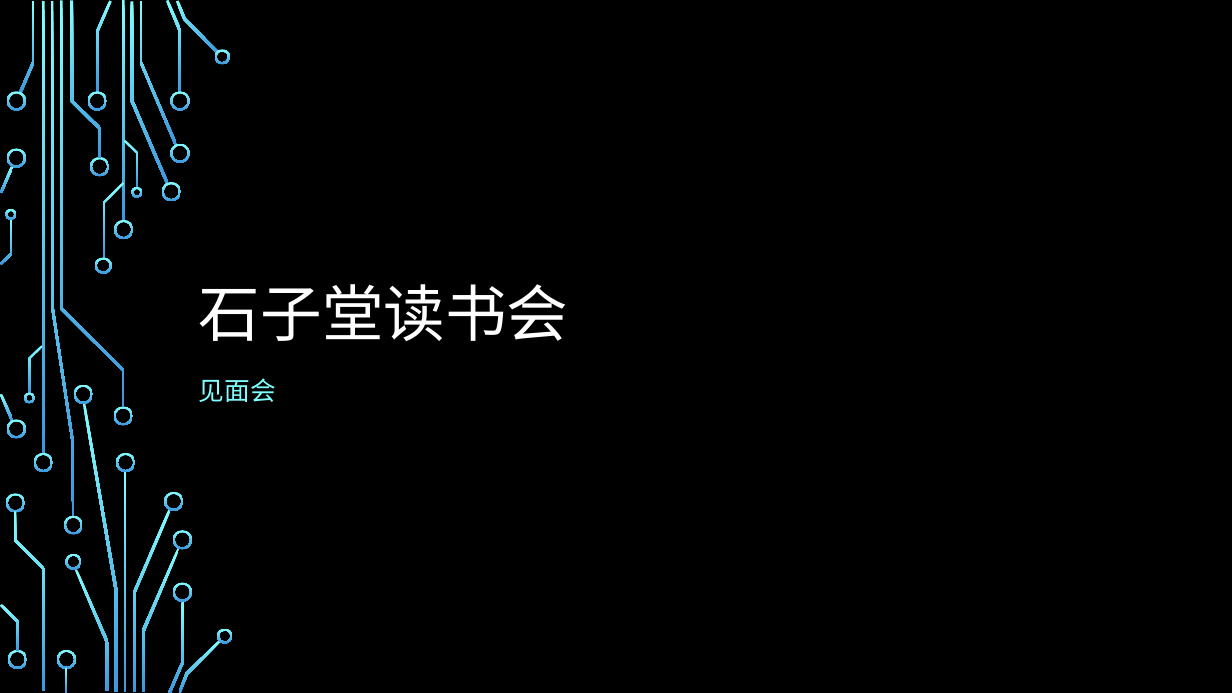
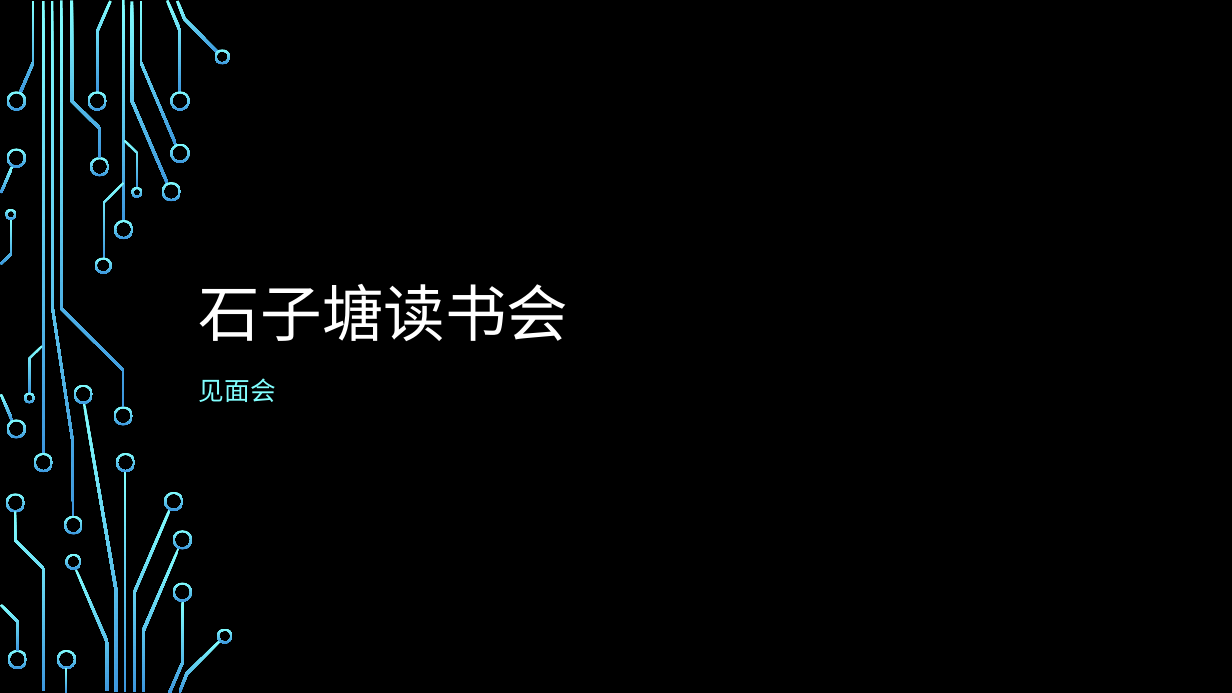
Before and after one commit to WeileiZeng/middle-school-study-plan, a slide deck: slide 1 of shizitang/shizitang.pptx. Drawn at 1232x693 pixels with LibreOffice and Linux fonts; fonts in the diff are those of the drawing; background and template pictures are left out. Boxes give left, top, right and bottom in pixels: in the first picture for what was removed or moved away, otherwise in the second. Text is boxed around its words. In the diff, an @@ line names an element or a change of style, - is before the commit and + after.

Commit message:
update slides

```diff
--- a/shizitang/shizitang.pptx
+++ b/shizitang/shizitang.pptx
@@ title at <box>199,284,569,341</box>: text changed @@
-石子堂读书会
+石子塘读书会
```
Also in this commit, not shown: 3 slides added, 1 slide removed.
